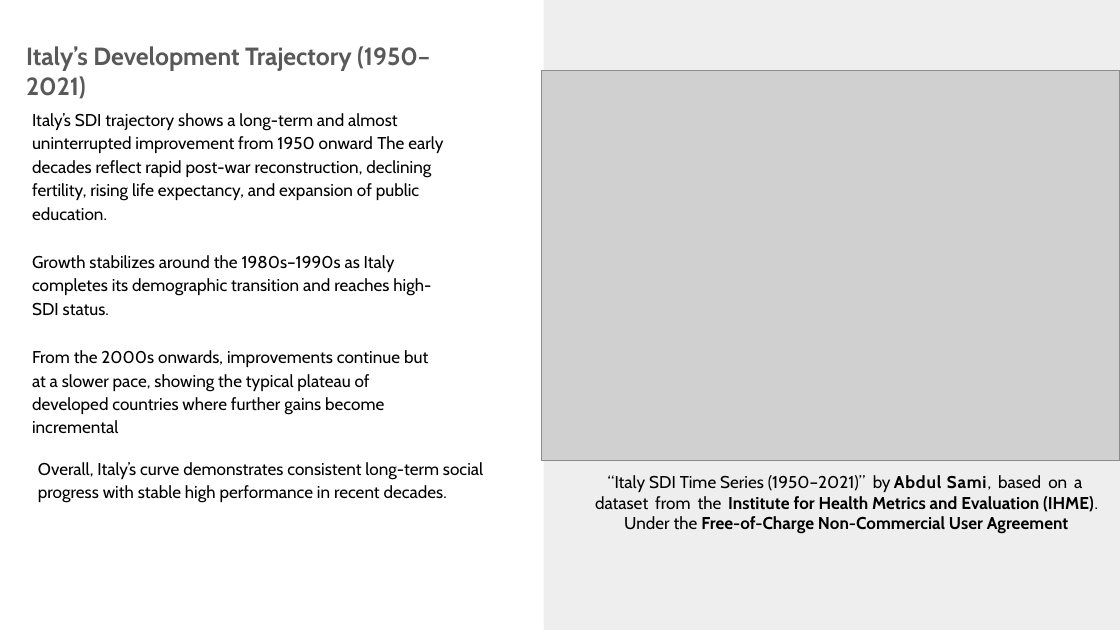
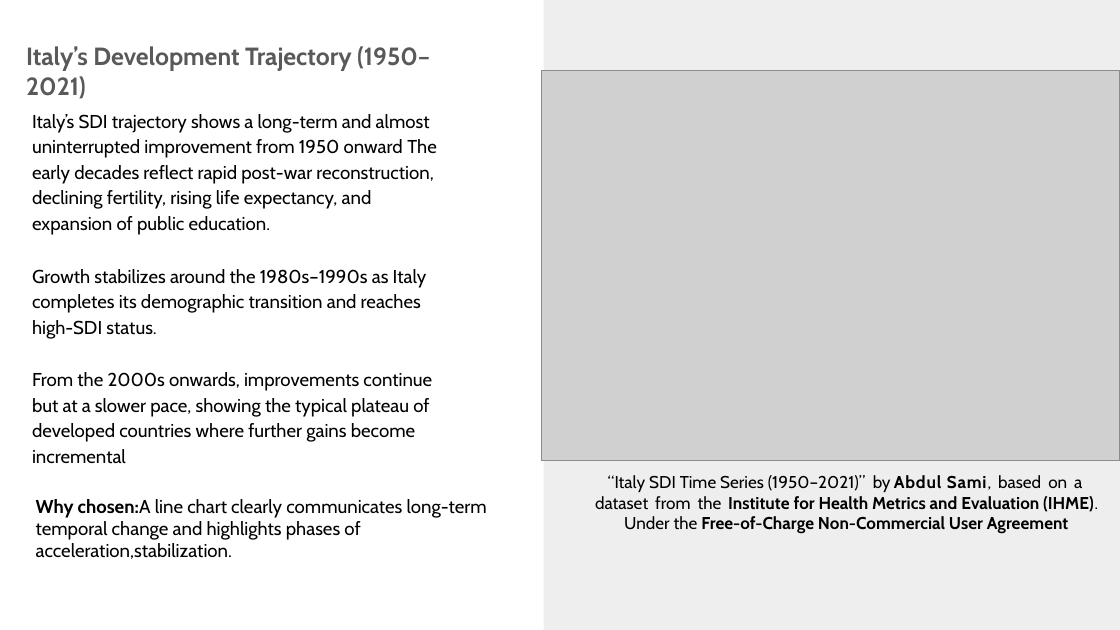
Before and after one commit to samiwadh/Global-Burden-of-Disease-Project, a slide deck: slide 12 of Data Visualization.pptx. Drawn at 1120x630 pixels with LibreOffice and Linux fonts; fonts in the diff are those of the drawing; grey boxes stand for pictures. Boxes give left, top, right and bottom in pixels: in the first picture for what was removed or moved away, otherwise in the second. Text is boxed around its words. In the diff, an @@ line names an element or a change of style, - is before the commit and + after.

```diff
--- a/Data Visualization.pptx
+++ b/Data Visualization.pptx
@@ text "Italy’s SDI trajectory shows a ..." at box(32, 114, 437, 464): size 11 to 12 pt @@
@@ text removed at box(38, 462, 483, 503) @@
-Overall, Italy’s curve demonstrates consistent long-term social progress with stable high performance in recent decades.
@@ text added at box(36, 499, 487, 559), 12 pt, text #000000 @@
+Why chosen:A line chart clearly communicates long-term temporal change and highlights phases of acceleration,stabilization.
```
Also in this commit, not shown: 12 other slides changed.
